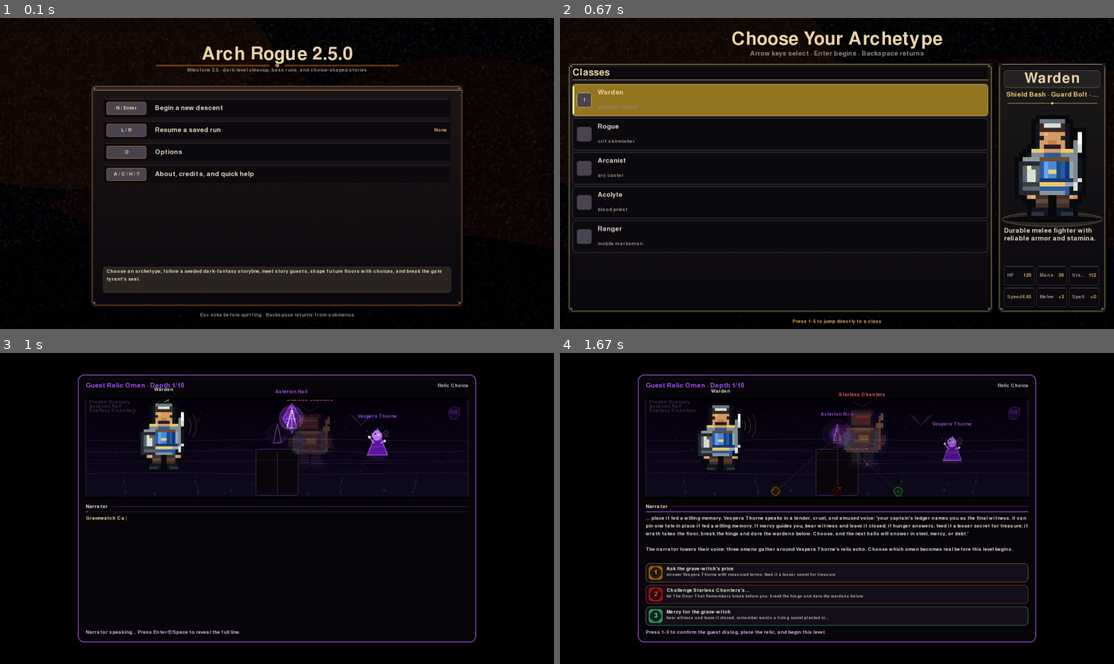
Above: before the commit, frames 1-4 (two rows, left to right).
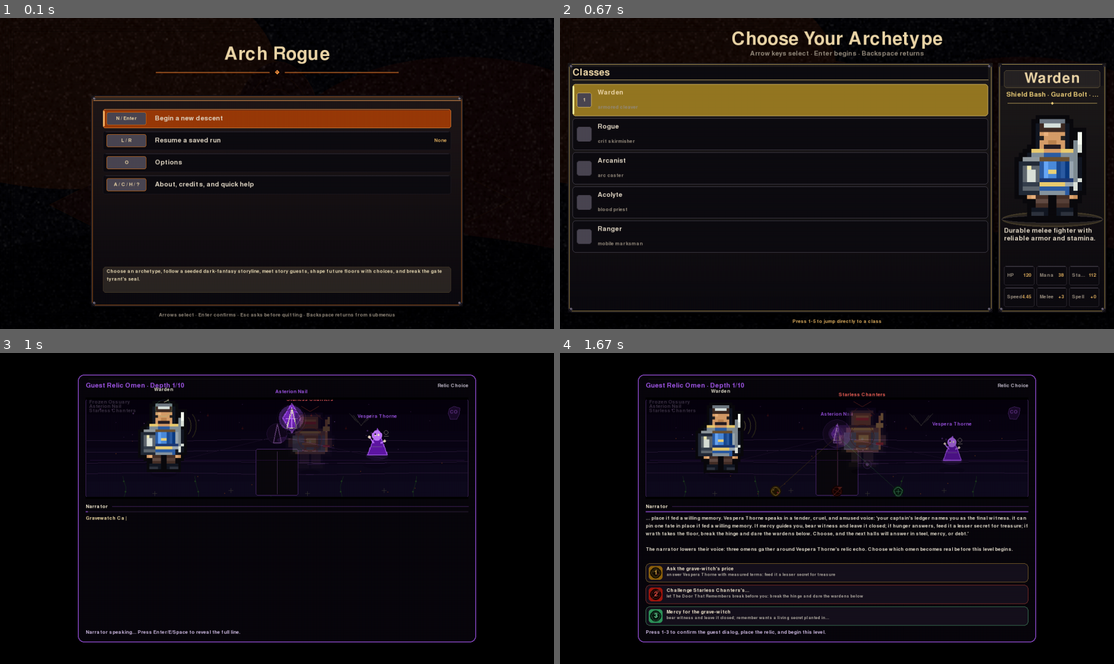
Above: after the commit, the same moments.

Repository: mattirk/arch-rogue
Game: pygame game, started from src/arch_rogue/__main__.py
Two runs of this game, one before a commit and one after it. Both use one fixed random seed, a clock stepped at 60 frames per second and the inputs below.
Inputs:
- Up to frame 1 (0.1 s): no input
- Up to frame 2 (0.67 s): tap Enter at 0.33 s
- Up to frame 3 (1 s): hold Enter from 0.67 s (still down); hold Right from 0.67 s (still down)
- Up to frame 4 (1.67 s): release Enter at 1.13 s; release Right at 1.13 s; tap Enter at 1.17 s

The runs differ from the first frame. In frame 1, 9.5% of the frame differs, in the area x 16-84%, y 9-97%; in frame 2, nothing differs; in frame 3, nothing differs; in frame 4, nothing differs.

Commit message:
Navigation, main menu fixes

Diff:
--- a/src/arch_rogue/game.py
+++ b/src/arch_rogue/game.py
@@ -255,6 +255,7 @@
         self.run_stats = RunStats()
         self.state = "archetype_select"
         self.elapsed = 0.0
+        self.title_selection = 0
         self.selected_archetype = ARCHETYPES[0]
         self.theme = DUNGEON_THEMES[0]
         self.run_modifier = RUN_MODIFIERS[0]
@@ -411,7 +412,15 @@
                 ):
                     self.toggle_current_floor_dark()
                 elif self.state == "title":
-                    if event.key in (pygame.K_RETURN, pygame.K_n):
+                    # Four title rows: 0=New, 1=Resume, 2=Options, 3=About.
+                    # Resume is only selectable when a save exists.
+                    if event.key in (pygame.K_DOWN, pygame.K_RIGHT, pygame.K_s):
+                        self.title_selection = self._next_title_selection(1)
+                    elif event.key in (pygame.K_UP, pygame.K_LEFT, pygame.K_w):
+                        self.title_selection = self._next_title_selection(-1)
+                    elif event.key == pygame.K_RETURN:
+                        self._activate_title_selection()
+                    elif event.key == pygame.K_n:
                         self.state = "archetype_select"
                     elif event.key in (pygame.K_l, pygame.K_r) and self.save_exists():
                         self.load_run()
--- a/src/arch_rogue/menus/base.py
+++ b/src/arch_rogue/menus/base.py
@@ -445,7 +445,7 @@
                 align="center",
             )
 
-        top = title_y + title_font.get_height() // 2 + self.u(48)
+        top = title_y + title_font.get_height() // 2 + self.u(72)
         footer_space = max(self.g.small_font.get_height() + self.u(18), self.u(42))
         panel_w = min(width - side_margin * 2, self.u(860))
         rect = pygame.Rect(
@@ -466,7 +466,7 @@
     def _draw_title_ornament(self, title_y: int, title_h: int, accent: Color) -> None:
         width, _height = self.screen.get_size()
         cx = width // 2
-        rule_y = title_y + title_h // 2 + self.u(2)
+        rule_y = title_y + title_h // 2 + self.u(18)
         half_w = min(width // 2 - self.u(40), self.u(280))
         if half_w <= self.u(20):
             return
@@ -533,22 +533,38 @@
         )
         self.draw_text(text, self.g.small_font, self.MUTED, rect, align="center")
 
-    def draw_menu_rows(self, rows: Sequence[MenuRow], rect: pygame.Rect) -> None:
+    def draw_menu_rows(
+        self,
+        rows: Sequence[MenuRow],
+        rect: pygame.Rect,
+        selected_index: int = -1,
+    ) -> None:
         key_w = min(max(self.u(108), 108), max(self.u(96), rect.width // 3))
         row_h = max(self.g.font.get_height() + self.u(18), self.u(44))
         gap = max(self.u(7), 7)
         y = rect.y
-        for key, label, value in rows:
+        accent = self.accent()
+        for index, (key, label, value) in enumerate(rows):
             if y + row_h > rect.bottom:
                 break
             row_rect = pygame.Rect(rect.x, y, rect.width, row_h)
+            is_selected = index == selected_index
             # Recessed row plate with a faint top highlight.
-            pygame.draw.rect(
-                self.screen, self.PANEL_INK, row_rect, border_radius=self.u(5)
-            )
+            plate_fill = self.shade(accent, -100) if is_selected else self.PANEL_INK
+            pygame.draw.rect(self.screen, plate_fill, row_rect, border_radius=self.u(5))
+            if is_selected:
+                glow = pygame.Surface(row_rect.size, pygame.SRCALPHA)
+                pygame.draw.rect(
+                    glow,
+                    (*accent, 32),
+                    glow.get_rect(),
+                    border_radius=self.u(5),
+                )
+                self.screen.blit(glow, row_rect)
+            border_color = accent if is_selected else self.PANEL_2
             pygame.draw.rect(
                 self.screen,
-                self.PANEL_2,
+                border_color,
                 row_rect,
                 max(1, self.u(1)),
                 border_radius=self.u(5),
@@ -560,6 +576,17 @@
                 (row_rect.right - self.u(6), row_rect.y + self.u(1)),
                 max(1, self.u(1)),
             )
+            if is_selected:
+                strip = pygame.Rect(
+                    row_rect.x, row_rect.y + self.u(4), self.u(4), row_h - self.u(8)
+                )
+                pygame.draw.rect(self.screen, accent, strip, border_radius=self.u(3))
+                pygame.draw.rect(
+                    self.screen,
+                    self.shade(accent, 40),
+                    strip,
+                    border_radius=self.u(3),
+                )
 
             # Key badge — iron plate with gold trim.
             key_rect = pygame.Rect(
--- a/src/arch_rogue/menus/title.py
+++ b/src/arch_rogue/menus/title.py
@@ -14,10 +14,7 @@
 
 class MenuTitleMixin:
     def draw_title_menu(self) -> None:
-        panel, content = self.menu_frame(
-            f"Arch Rogue {__version__}",
-            "Milestone 2.5 · dark-level cleanup, boss runs, and choice-shaped stories",
-        )
+        panel, content = self.menu_frame("Arch Rogue")
         resume_value = "Ready" if self.g.save_exists() else "None"
         rows: list[MenuRow] = [
             ("N / Enter", "Begin a new descent", ""),
@@ -25,7 +22,7 @@
             ("O", "Options", ""),
             ("A / C / H / ?", "About, credits, and quick help", ""),
         ]
-        self.draw_menu_rows(rows, content)
+        self.draw_menu_rows(rows, content, selected_index=self.g.title_selection)
         note_rect = pygame.Rect(
             content.x, content.bottom - self.u(72), content.width, self.u(60)
         )
@@ -34,7 +31,8 @@
             "Choose an archetype, follow a seeded dark-fantasy storyline, meet story guests, shape future floors with choices, and break the gate tyrant's seal.",
         )
         self.draw_footer(
-            panel, "Esc asks before quitting · Backspace returns from submenus"
+            panel,
+            "Arrows select · Enter confirms · Esc asks before quitting · Backspace returns from submenus",
         )
 
     def _draw_parchment_note(self, rect: pygame.Rect, text: str) -> None:
--- a/src/arch_rogue/run_flow.py
+++ b/src/arch_rogue/run_flow.py
@@ -34,6 +34,41 @@
 class RunFlowMixin:
     def save_exists(self) -> bool:
         return self.save_path.exists()
+
+    # --- Title menu navigation -------------------------------------------
+    # Title rows: 0=New descent, 1=Resume, 2=Options, 3=About. Resume (1) is
+    # only selectable when a save exists, so arrow navigation skips it.
+    TITLE_ROW_COUNT = 4
+    TITLE_RESUME_ROW = 1
+
+    def _title_row_enabled(self, index: int) -> bool:
+        if index == self.TITLE_RESUME_ROW:
+            return self.save_exists()
+        return True
+
+    def _next_title_selection(self, direction: int) -> int:
+        count = self.TITLE_ROW_COUNT
+        if count <= 0:
+            return 0
+        index = self.title_selection % count
+        for _ in range(count):
+            index = (index + direction) % count
+            if self._title_row_enabled(index):
+                return index
+        return self.title_selection
+
+    def _activate_title_selection(self) -> None:
+        index = self.title_selection % self.TITLE_ROW_COUNT
+        if not self._title_row_enabled(index):
+            return
+        if index == 0:
+            self.state = "archetype_select"
+        elif index == self.TITLE_RESUME_ROW:
+            self.load_run()
+        elif index == 2:
+            self.state = "options"
+        elif index == 3:
+            self.state = "about"
 
     def theme_by_name(self, name: str) -> Any:
         return next(
Not shown, changed: AGENTS.md
